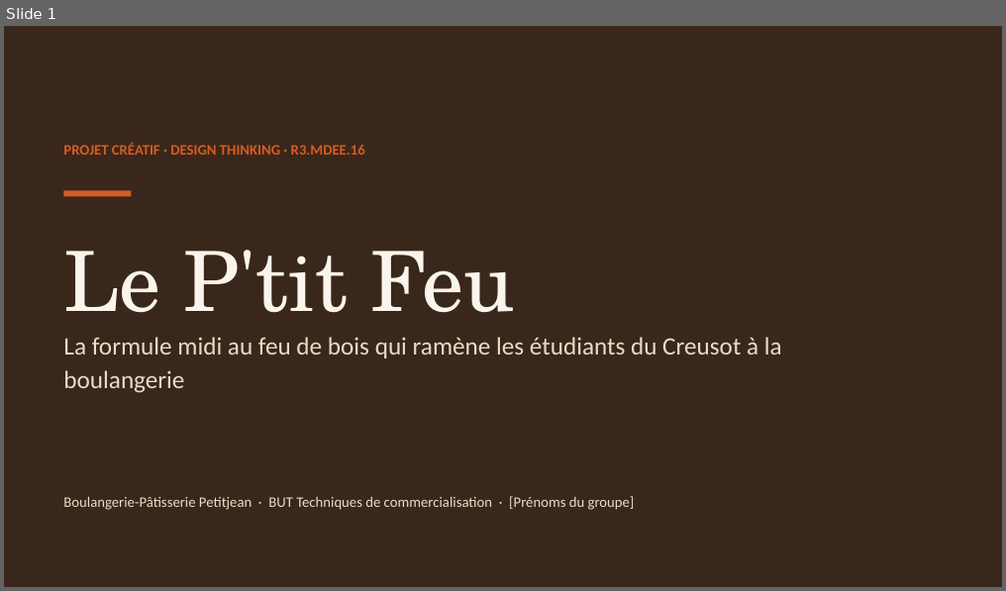
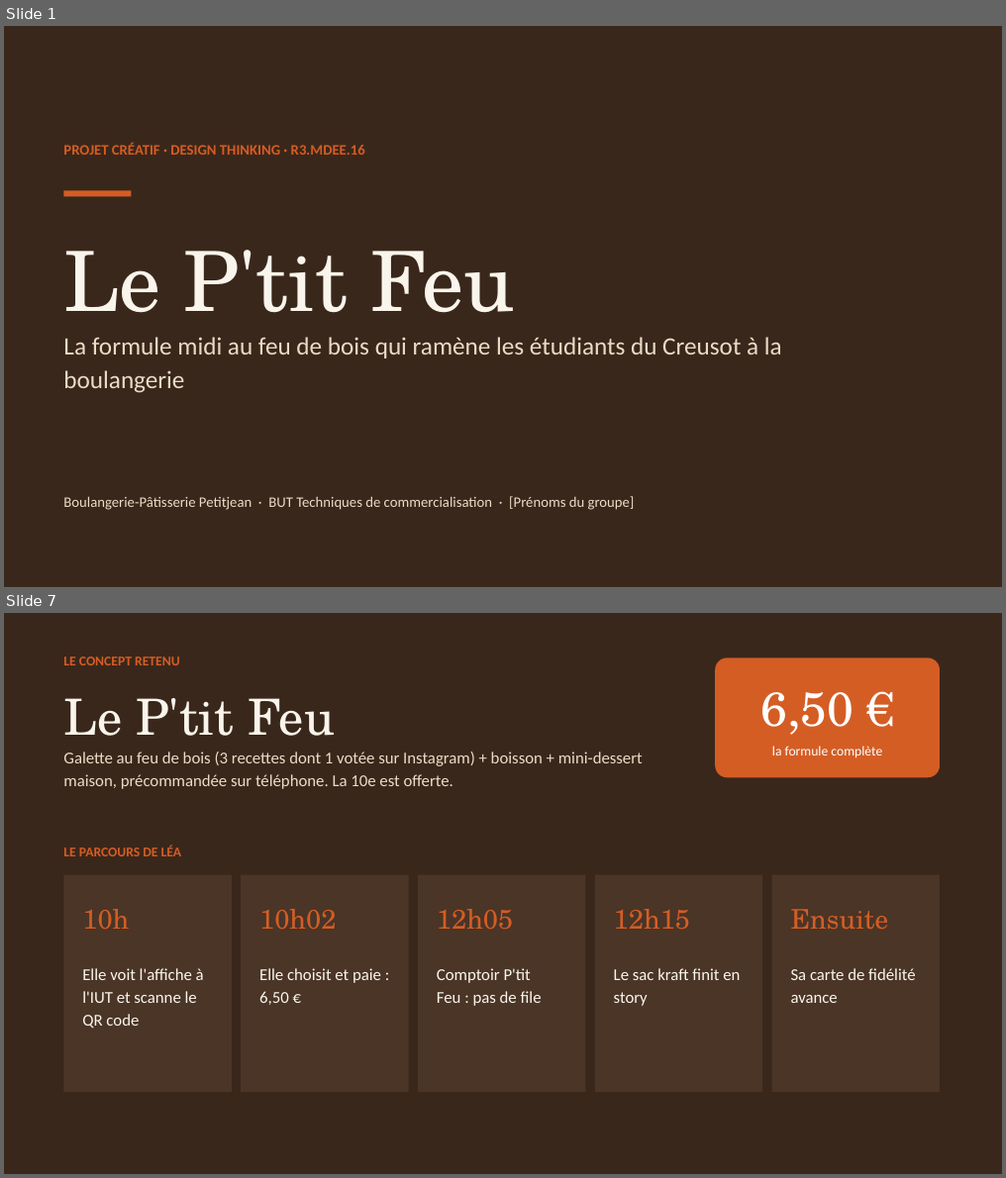
Before and after one commit to matheoguz/Devoir-TC-, a slide deck: design-thinking-petitjean/Le-Ptit-Feu-diapo.pptx. Shown one above the other, each under a label of ours: slide 1 before the commit, slides 1 and 7 after it; the slides between them are not shown. The pictures are 1006x591 and 1006x1178 pixels, drawn with LibreOffice and Linux fonts; fonts in the diff are those of the drawing. Boxes give left, top, right and bottom in pixels: in the first picture for what was removed or moved away, otherwise in the second. Text is boxed around its words. In the diff, an @@ line names an element or a change of style, - is before the commit and + after.

```diff
--- a/design-thinking-petitjean/Le-Ptit-Feu-diapo.pptx
+++ b/design-thinking-petitjean/Le-Ptit-Feu-diapo.pptx
@@ slide 7 added at [4,613,1002,1174], background #3A271B @@
@@ text added at [63,657,180,665], 13 pt, text #D45D24, bold @@
+LE CONCEPT RETENU
@@ rounded rectangle added at [715,658,940,777], fill #D45D24 @@
@@ text added at [63,698,335,736], 48 pt, text #FAF5EC @@
+Le P'tit Feu
@@ text added at [761,692,854,735], 46 pt, text #FFFFFF @@
+6,50 €
@@ text added at [63,752,643,789], 16 pt, text #E9DCC6 @@
+Galette au feu de bois (3 recettes dont 1 votée sur Instagram) + boisson + mini-dessert maison, précommandée sur téléphone. La 10e est offerte.
@@ text added at [772,746,882,759], 13 pt, text #FFFFFF @@
+la formule complète
@@ text added at [63,846,182,857], 13 pt, text #D45D24, bold @@
+LE PARCOURS DE LÉA
@@ rectangle added at [63,875,232,1092], fill #4A3527 @@
@@ rectangle added at [242,875,409,1092], fill #4A3527 @@
@@ rectangle added at [418,875,586,1092], fill #4A3527 @@
@@ rectangle added at [595,875,762,1092], fill #4A3527 @@
@@ rectangle added at [772,875,940,1092], fill #4A3527 @@
@@ text added at [82,909,129,930], 26 pt, text #D45D24 @@
+10h
@@ text added at [259,909,336,930], 26 pt, text #D45D24 @@
+10h02
@@ text added at [437,909,513,930], 26 pt, text #D45D24 @@
+12h05
@@ text added at [614,909,690,930], 26 pt, text #D45D24 @@
+12h15
@@ text added at [791,909,889,930], 26 pt, text #D45D24 @@
+Ensuite
@@ text added at [82,968,204,1028], 16 pt, text #FAF5EC @@
+Elle voit l'affiche à l'IUT et scanne le QR code
@@ text added at [259,968,381,1005], 16 pt, text #FAF5EC @@
+Elle choisit et paie : 6,50 €
@@ text added at [437,968,542,1006], 16 pt, text #FAF5EC @@
+Comptoir P'tit Feu : pas de file
@@ text added at [614,968,740,1006], 16 pt, text #FAF5EC @@
+Le sac kraft finit en story
@@ text added at [791,968,915,1003], 16 pt, text #FAF5EC @@
+Sa carte de fidélité avance
```
Also in this commit, not shown: 5 slides changed, 3 other slides added, 12 slides removed, 4 other files.
